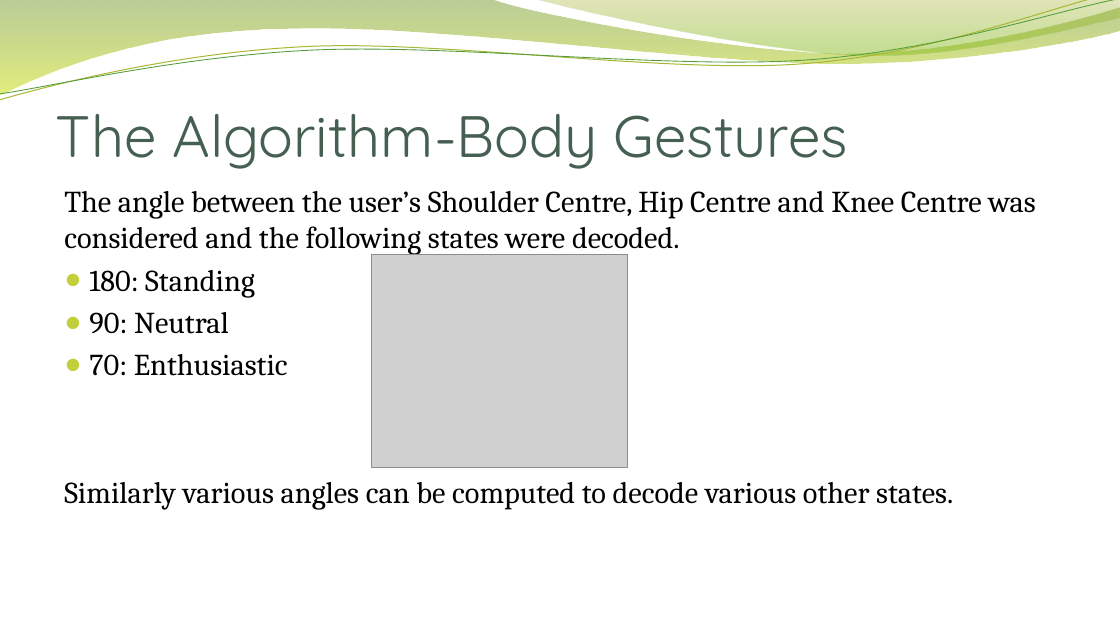
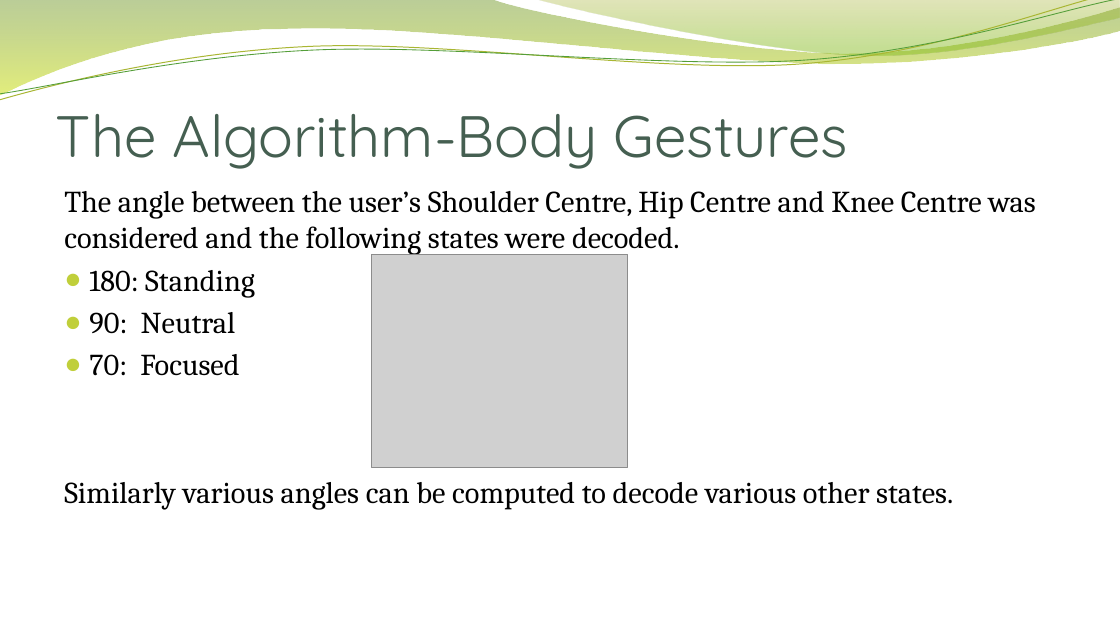
Before and after one commit to kvermun/IEEEApp, a slide deck: slide 7 of Presentation.pptx. Drawn at 1120x630 pixels with LibreOffice and Linux fonts; fonts in the diff are those of the drawing; grey boxes stand for pictures; background and template pictures are left out. Boxes give left, top, right and bottom in pixels: in the first picture for what was removed or moved away, otherwise in the second. Text is boxed around its words. In the diff, an @@ line names an element or a change of style, - is before the commit and + after.

```diff
--- a/Presentation.pptx
+++ b/Presentation.pptx
@@ text at [89,354,239,376]: text changed @@
-● 70: Enthusiastic
+● 70: Focused
```
Also in this commit, not shown: 2 other slides changed, 1 other file.
